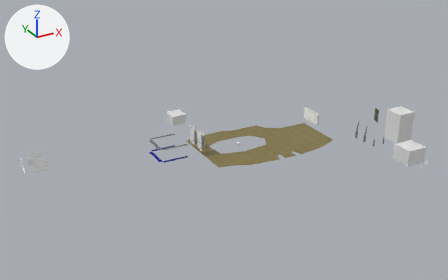
The Blender file data/levels/doom/e1m1/e1m1_blender.blend as it was, and as the next commit left it.
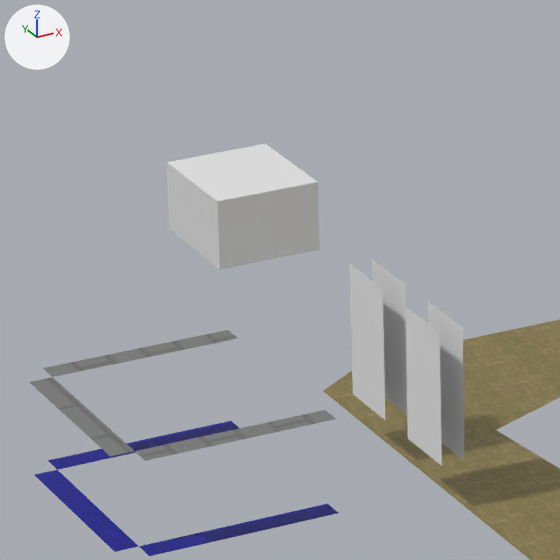
The first picture shows the older version from a 50 mm camera at (-56.3, -415.1, 127.2) aimed at (77.0, -172.8, 6.1). The close-ups show both versions on the part from 32% to 48% of the width and 32% to 58% of the height of that picture; other places that the commit changed are outside them. Arrows for +X, +Y and +Z are at upper left; the lights stay in place.
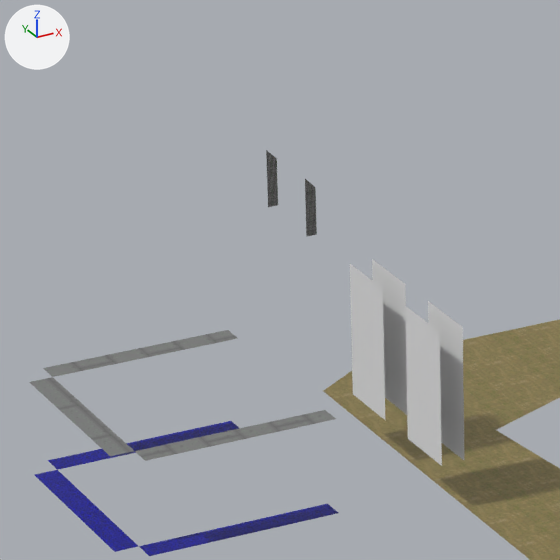
Location of each change, [x1, y1, x2, y2] in pixels of the close-ups (560 x 560 px):
'Cube.042', hidden: before [167, 144, 320, 270]

The edits, one by one:
Object 'Cube.042' (ob_cube_042) is now hidden.
